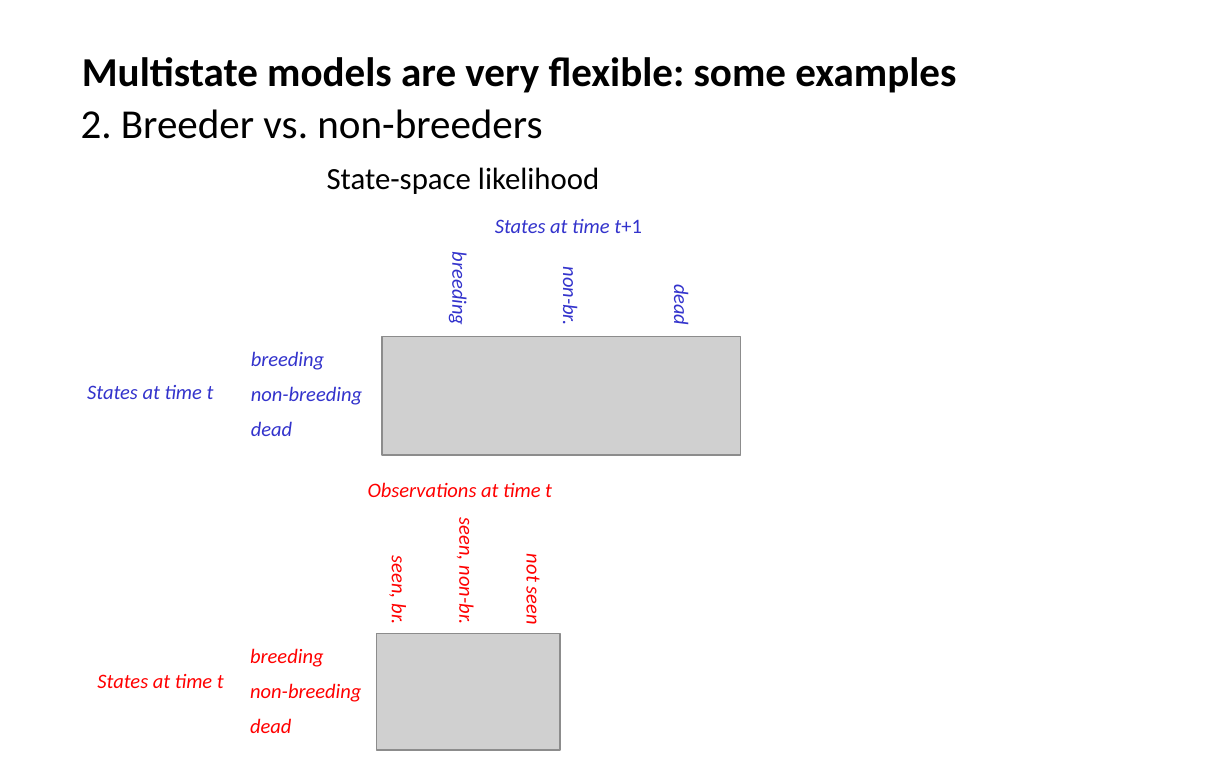
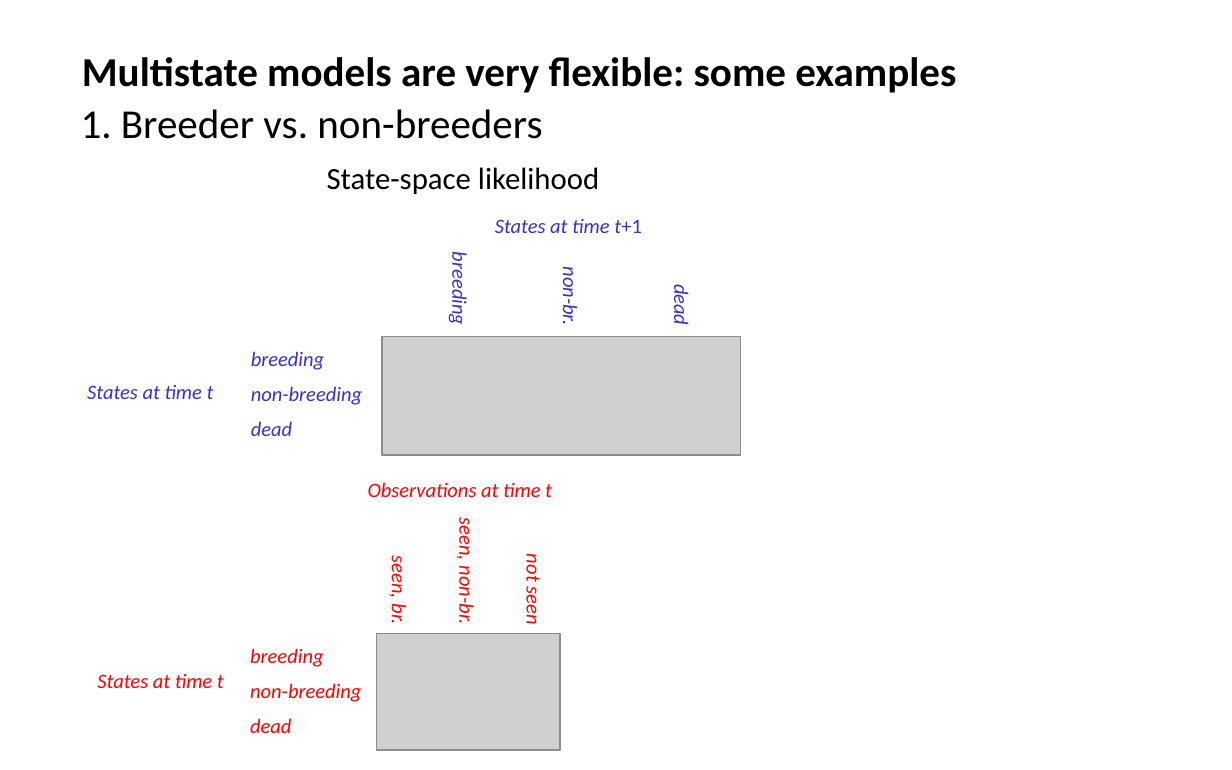
Before and after one commit to oliviergimenez/IPMworkshop, a slide deck: slide 36 of slides/multistatemodels_og.pptx (slide 22 before the commit). Drawn at 1232x770 pixels with LibreOffice and Linux fonts; fonts in the diff are those of the drawing; grey boxes stand for pictures. Boxes give left, top, right and bottom in pixels: in the first picture for what was removed or moved away, otherwise in the second. Text is boxed around its words. In the diff, an @@ line names an element or a change of style, - is before the commit and + after.

```diff
--- a/slides/multistatemodels_og.pptx
+++ b/slides/multistatemodels_og.pptx
@@ text at (81,109,542,139): text changed @@
-2. Breeder vs. non-breeders
+1. Breeder vs. non-breeders
```
Also in this commit, not shown: 19 other slides changed, 15 slides added, 5 other files.
